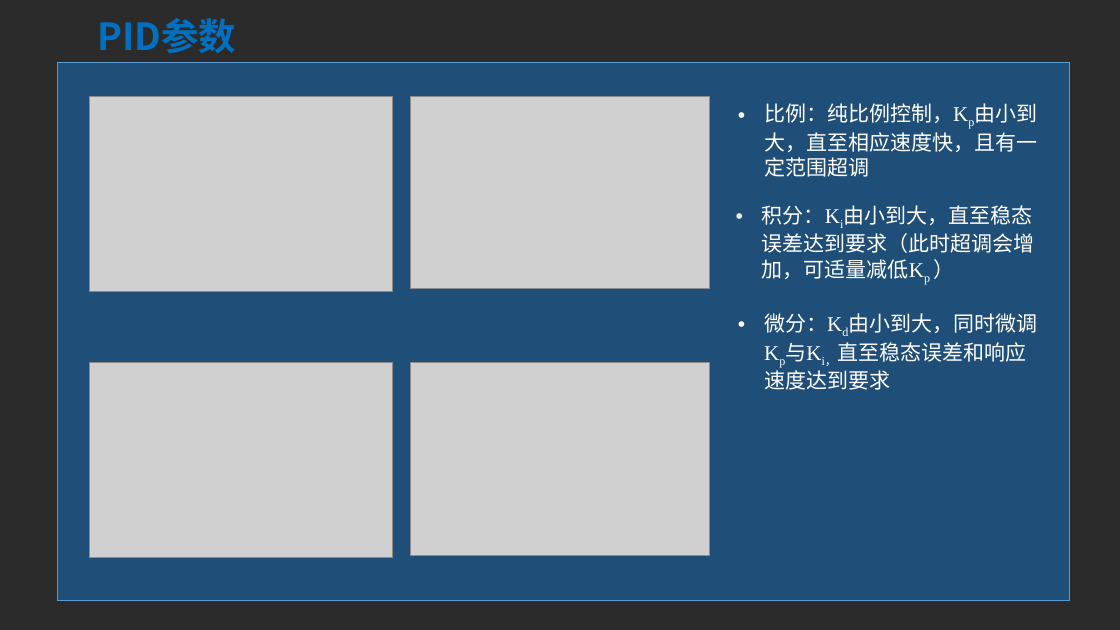
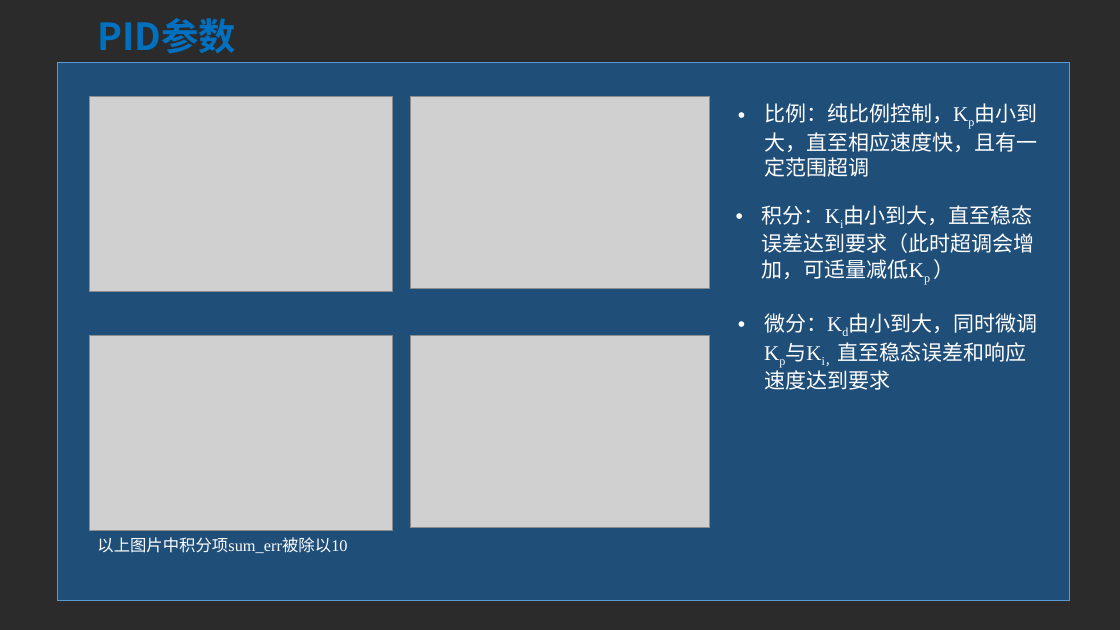
Before and after one commit to oy-tj/RMEPCourseDemo, a slide deck: slide 5 of 07 云台控制/07 自动瞄准-云台控制.pptx. Drawn at 1120x630 pixels with LibreOffice and Linux fonts; fonts in the diff are those of the drawing; grey boxes stand for pictures; background and template pictures are left out; a plain dark background stands for a picture behind light text. Boxes give left, top, right and bottom in pixels: in the first picture for what was removed or moved away, otherwise in the second. Text is boxed around its words. In the diff, an @@ line names an element or a change of style, - is before the commit and + after.

Commit message:
Fix bug in 07 ppt

```diff
--- a/07 云台控制/07 自动瞄准-云台控制.pptx
+++ b/07 云台控制/07 自动瞄准-云台控制.pptx
@@ picture: place and size @@
-picture at box(89, 363, 392, 558)
+picture at box(89, 336, 392, 531)
@@ picture: place and size @@
-picture at box(411, 363, 710, 555)
+picture at box(411, 336, 710, 528)
@@ text added at box(97, 537, 347, 553), 14 pt, text #CCE8CF @@
+以上图片中积分项sum_err被除以10
```
